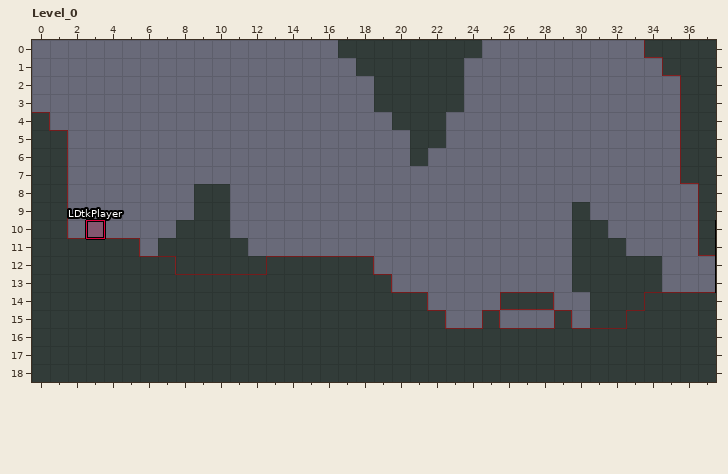
Two states of a LDtk project, Content/World.ldtk. Above, as it was before the edit.
Cells are 32x32 px. Shown: Level_0 x 0..37, y 0..18.
The same view after the edit:
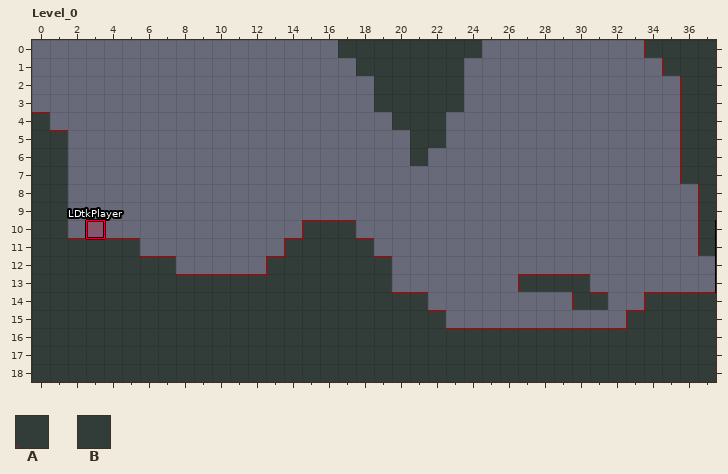
Key: from "Collisions": A 1; from "Spritesheet": B 7.
_ is an empty cell.
Diff:
Layer "Test":
y 8: x 9..10 BB -> __
y 9: x 9..10 BB -> __; x 30 B -> _
y 10: x 8..10 BBB -> ___; x 30..31 BB -> __
y 11: x 7..11 BBBBB -> _____; x 30..32 BBB -> ___
y 12: x 8..12 BBBBB -> _____; x 30..34 BBBBB -> _____
y 13: x 30..34 BBBBB -> _____
y 14: x 31..33 BBB -> ___
y 15: x 31..32 BB -> __
Layer "Collisions":
y 10: x 15..17 ___ -> AAA
y 11: x 14..18 _____ -> AAAAA
y 12: x 19 _ -> A
y 13: x 27..30 ____ -> AAAA
y 14: x 26..28 AAA -> ___; x 30..31 __ -> AA
y 15: x 25 A -> _; x 29 A -> _
